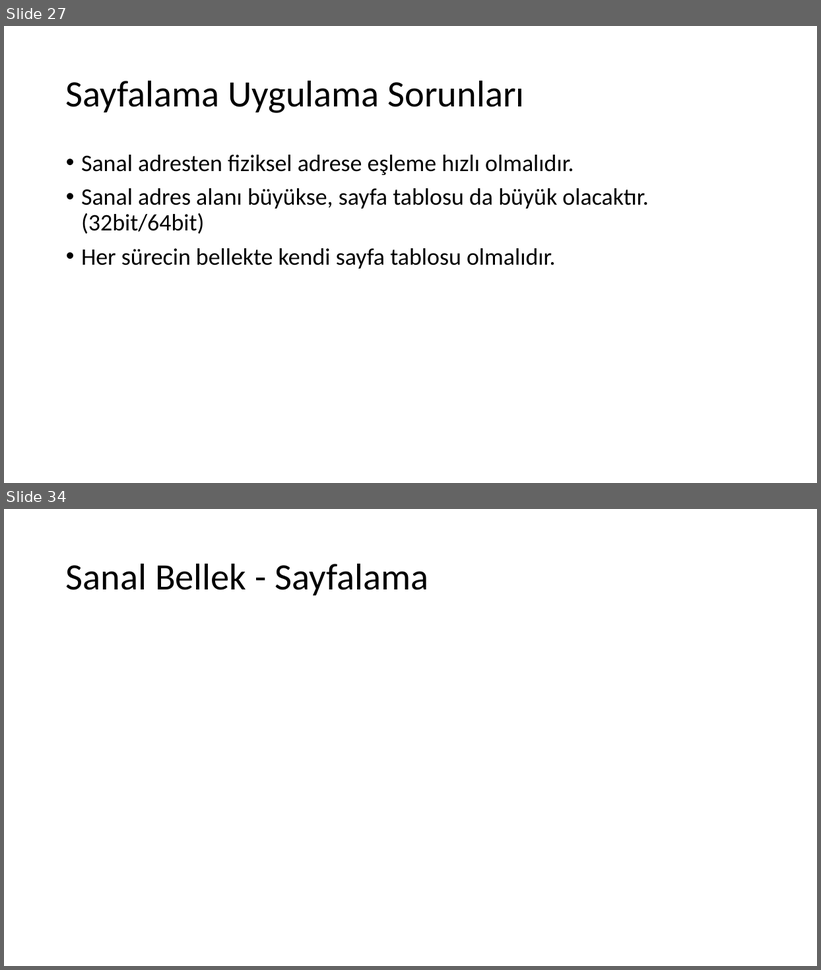
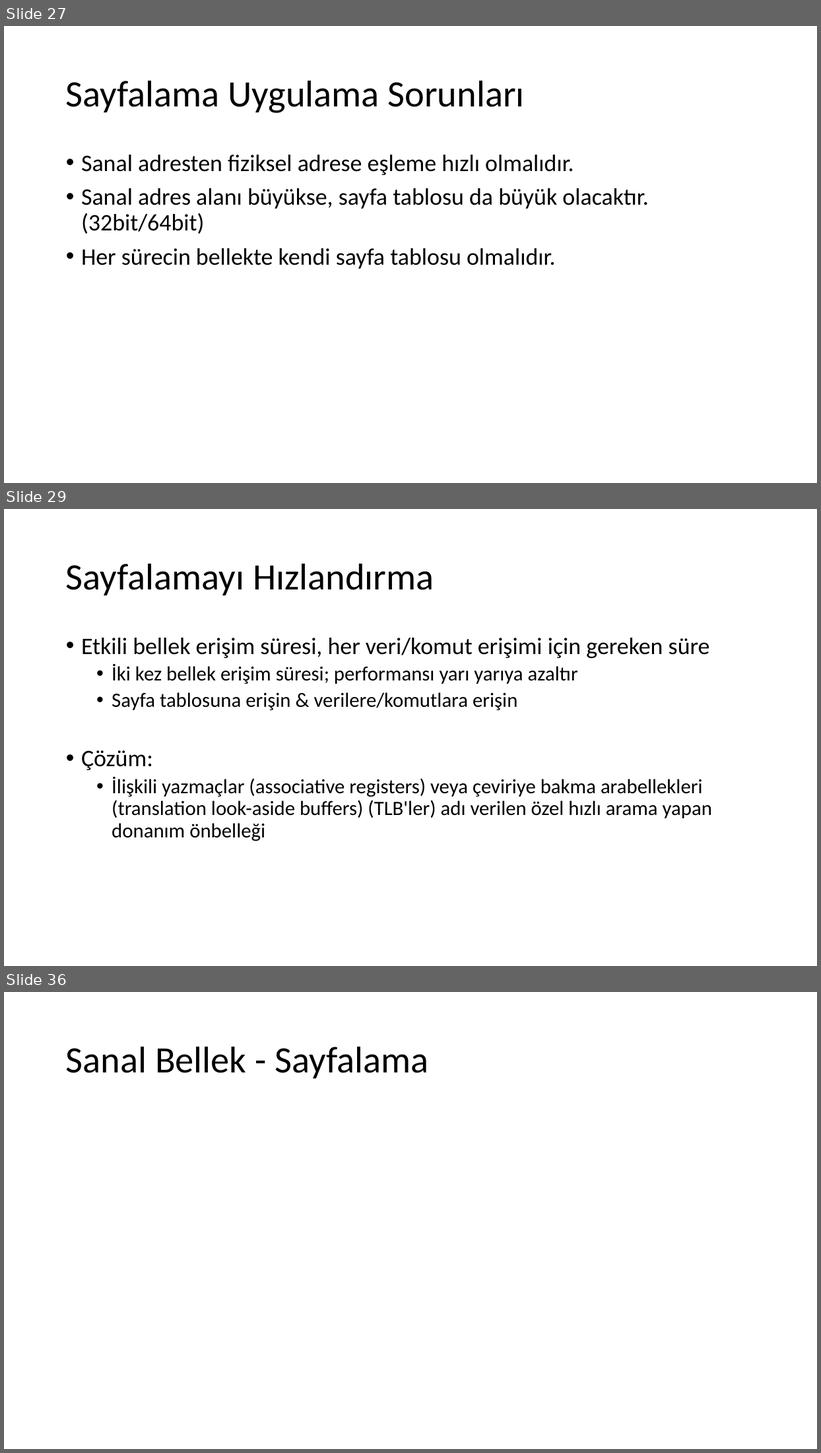
Before and after one commit to sercankulcu/sercankulcu.github.io, a slide deck: files/os/3_Bolum_3_Bellek.pptx. Shown one above the other, each under a label of ours: slides 27 and 34 before the commit, slides 27, 29 and 36 after it; the slides between them are not shown. The pictures are 821x970 and 821x1453 pixels, drawn with LibreOffice and Linux fonts; fonts in the diff are those of the drawing. Boxes give left, top, right and bottom in pixels: in the first picture for what was removed or moved away, otherwise in the second. Text is boxed around its words. In the diff, an @@ line names an element or a change of style, - is before the commit and + after.

```diff
--- a/files/os/3_Bolum_3_Bellek.pptx
+++ b/files/os/3_Bolum_3_Bellek.pptx
@@ slide 29 added at <box>4,509,817,966</box>, background #FFFFFF @@
@@ title added at <box>66,563,434,595</box>, 44 pt, text #000000 @@
+Sayfalamayı Hızlandırma
@@ text added at <box>81,638,712,842</box>, 24 pt, text #000000 @@
+• Etkili bellek erişim süresi, her veri/komut erişimi için gereken süre
+  • İki kez bellek erişim süresi; performansı yarı yarıya azaltır
+  • Sayfa tablosuna erişin & verilere/komutlara erişin
+• Çözüm:
+  • İlişkili yazmaçlar (associative registers) veya çeviriye bakma arabellekleri (translation look-aside buffers) (TLB'ler) adı verilen özel hızlı arama yapan donanım önbelleği
@@ what was slide 34 is now slide 36 @@
```
Also in this commit, not shown: 2 slides changed, 5 other slides added, 4 slides removed, 1 other file.
